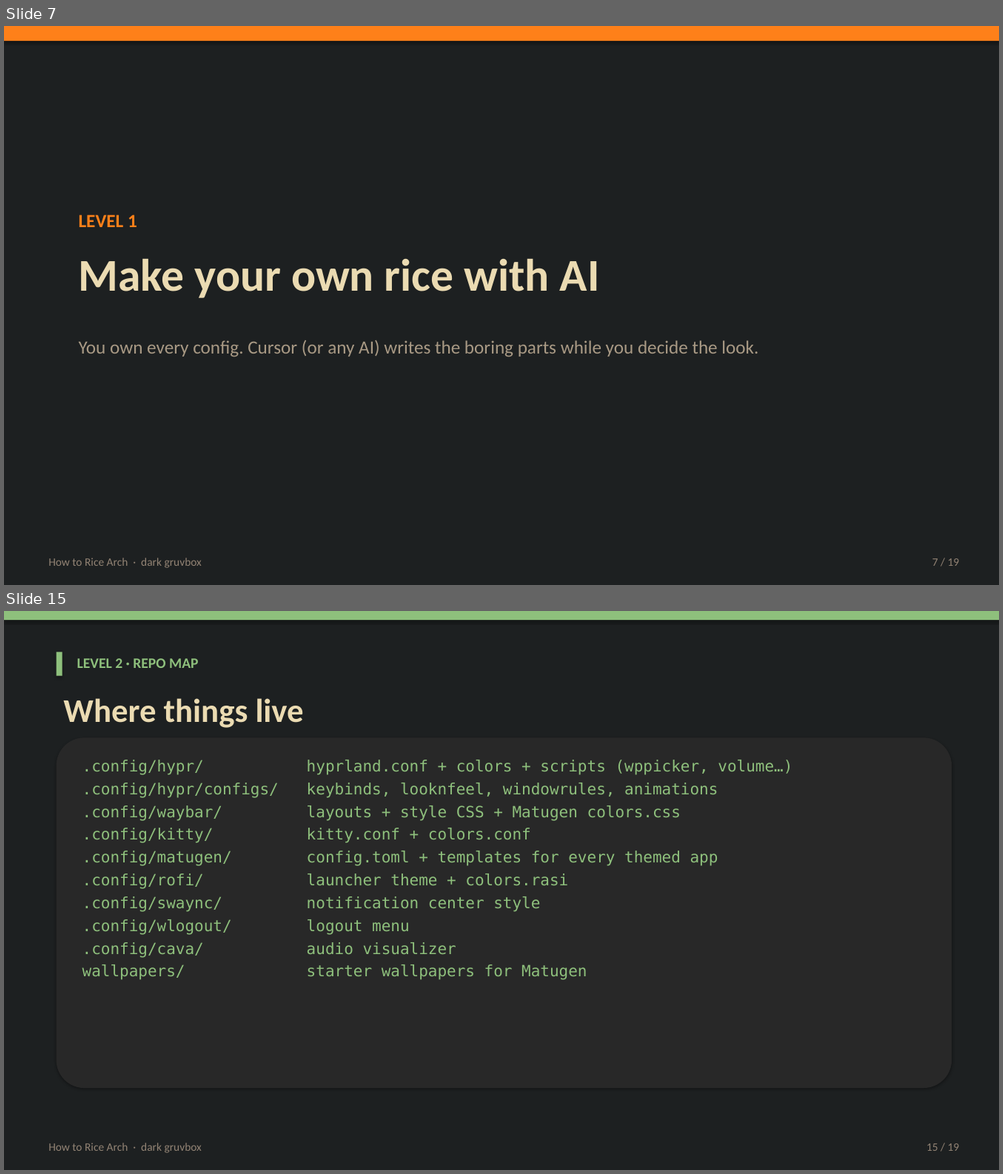
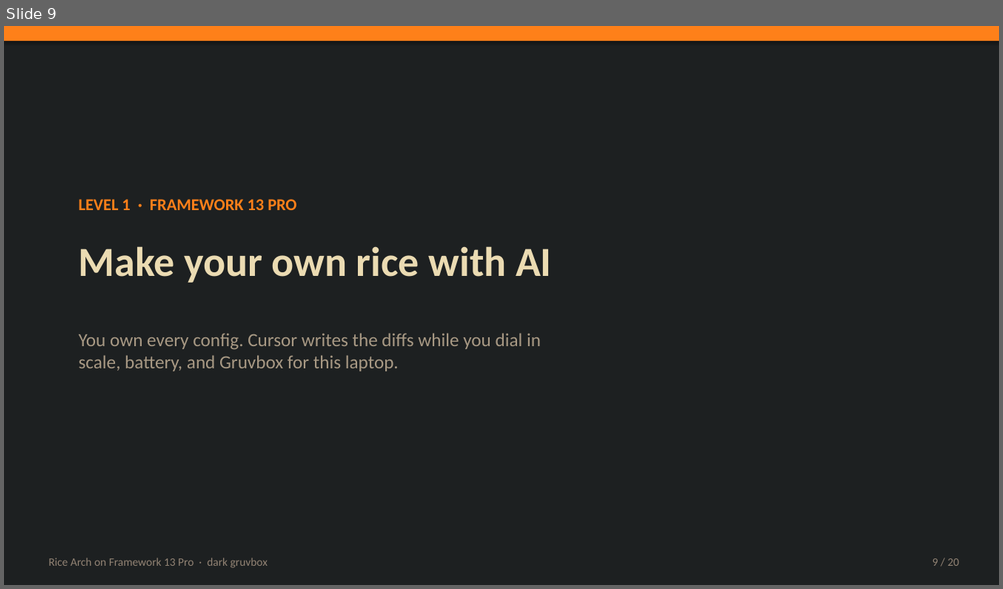
Before and after one commit to WaffleStudioGit/PCPhone, a slide deck: download/How-to-Rice-Arch.pptx. Shown one above the other, each under a label of ours: slides 7 and 15 before the commit, slide 9 after it; the slides between them are not shown. The pictures are 1003x1174 and 1003x589 pixels, drawn with LibreOffice and Linux fonts; fonts in the diff are those of the drawing. Boxes give left, top, right and bottom in pixels: in the first picture for what was removed or moved away, otherwise in the second. Text is boxed around its words. In the diff, an @@ line names an element or a change of style, - is before the commit and + after.

```diff
--- a/download/How-to-Rice-Arch.pptx
+++ b/download/How-to-Rice-Arch.pptx
@@ slide 15 removed at [4,611,999,1170], background #1D2021 @@
@@ rectangle removed at [4,611,999,620] @@
@@ rectangle removed at [57,652,62,676] @@
@@ text removed at [77,658,198,668] @@
-LEVEL 2 · REPO MAP
@@ text removed at [63,698,304,728] @@
-Where things live
@@ rounded rectangle removed at [57,738,951,1088] @@
@@ text removed at [82,760,792,980] @@
-.config/hypr/ hyprland.conf + colors + scripts (wppicker, volume…)
-.config/hypr/configs/ keybinds, looknfeel, windowrules, animations
-.config/waybar/ layouts + style CSS + Matugen colors.css
-.config/kitty/ kitty.conf + colors.conf
-.config/matugen/ config.toml + templates for every themed app
-.config/rofi/ launcher theme + colors.rasi
-.config/swaync/ notification center style
-.config/wlogout/ logout menu
-.config/cava/ audio visualizer
-wallpapers/ starter wallpapers for Matugen
@@ text removed at [48,1143,202,1153] @@
-How to Rice Arch · dark gruvbox
@@ text removed at [926,1144,959,1151] @@
-15 / 19
@@ what was slide 7 is now slide 9 @@
@@ slide 9 changed as well @@
@@ text at [79,199,296,210]: text changed; size 18 to 16 pt @@
-LEVEL 1
+LEVEL 1 · FRAMEWORK 13 PRO
@@ text "Make your own rice with ...": place and size @@
-text "Make your own rice with ..." at [79,258,600,298]
+text "Make your own rice with ..." at [79,247,552,283]
@@ text "Make your own rice with ..." at [79,247,552,283]: size 44 to 40 pt @@
@@ text at [79,333,540,372]: text changed @@
-You own every config. Cursor (or any AI) writes the boring parts while you decide the look.
+You own every config. Cursor writes the diffs while you dial in
+scale, battery, and Gruvbox for this laptop.
@@ text at [48,558,267,568]: text changed @@
-How to Rice Arch · dark gruvbox
+Rice Arch on Framework 13 Pro · dark gruvbox
@@ text at [932,559,959,566]: text changed @@
-7 / 19
+9 / 20
```
Also in this commit, not shown: 4 other slides changed, 15 slides added, 13 other slides removed, 5 other files.
